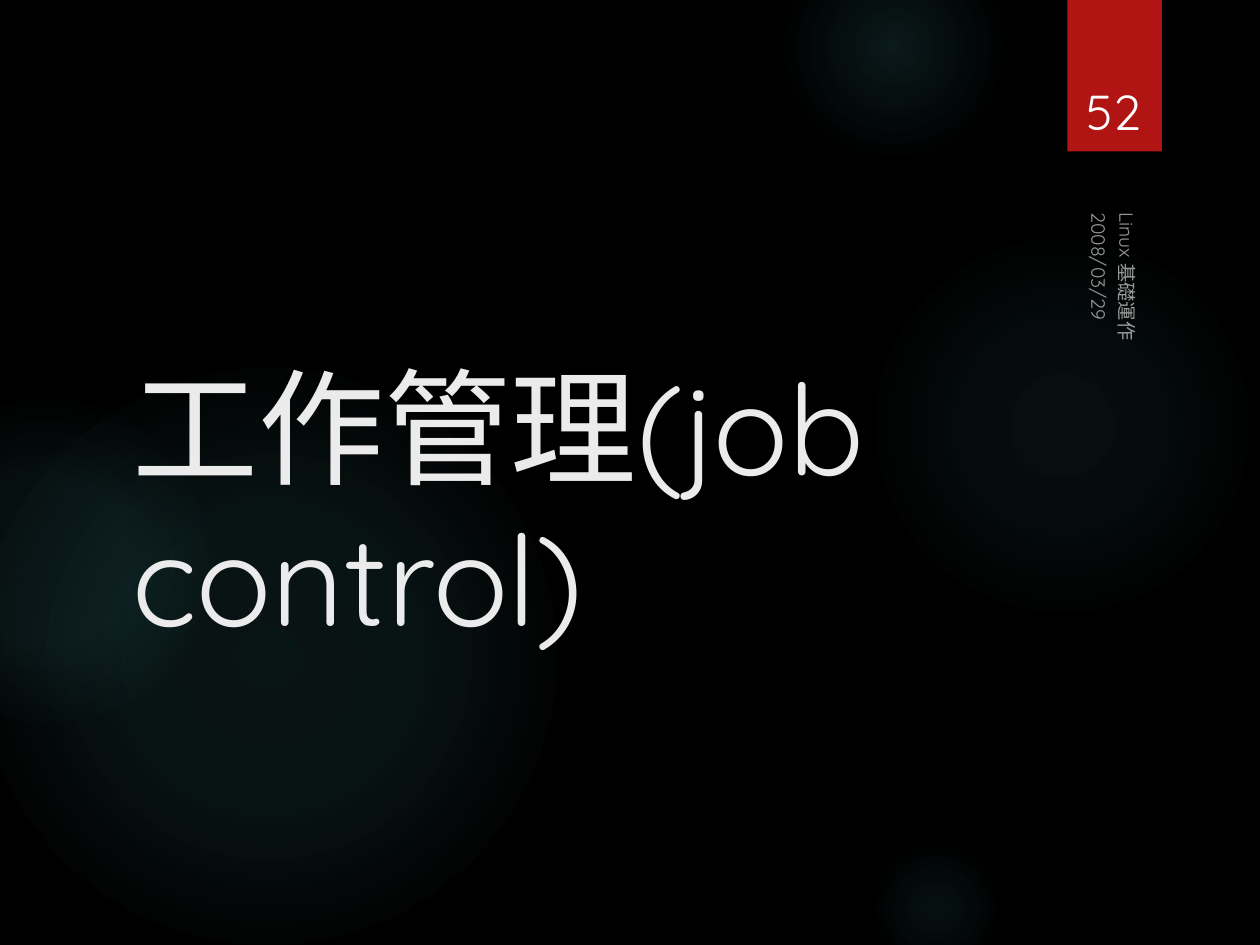
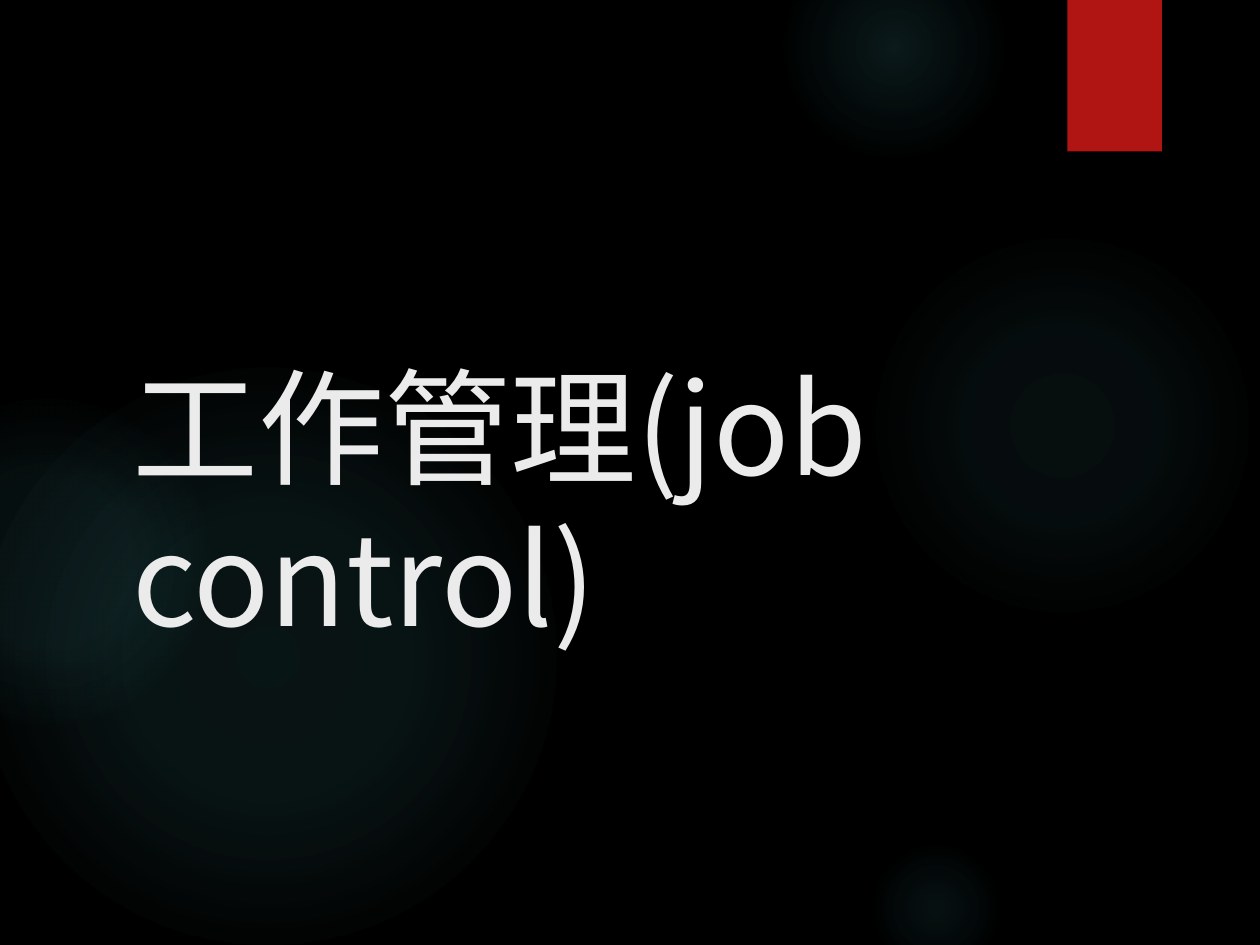
Before and after one commit to MCUITE/IoT, a slide deck: slide 52 of Lab/Lab02-RPi基礎操作與管理.pptx. Drawn at 1260x945 pixels with LibreOffice and Linux fonts; fonts in the diff are those of the drawing; background and template pictures are left out. Boxes give left, top, right and bottom in pixels: in the first picture for what was removed or moved away, otherwise in the second. Text is boxed around its words. In the diff, an @@ line names an element or a change of style, - is before the commit and + after.

```diff
--- a/Lab/Lab02-RPi基礎操作與管理.pptx
+++ b/Lab/Lab02-RPi基礎操作與管理.pptx
@@ page number removed at (1086, 95, 1141, 130) @@
-52
@@ title "工作管理(job control)" at (132, 368, 867, 651): font Quicksand to Noto Sans CJK SC @@
@@ text removed at (1085, 224, 1114, 317) @@
-2008/03/29
@@ text removed at (1113, 216, 1142, 338) @@
-Linux 基礎運作
```
Also in this commit, not shown: 159 other slides changed, 3 slides added, 3 slides removed, 39 other files.
